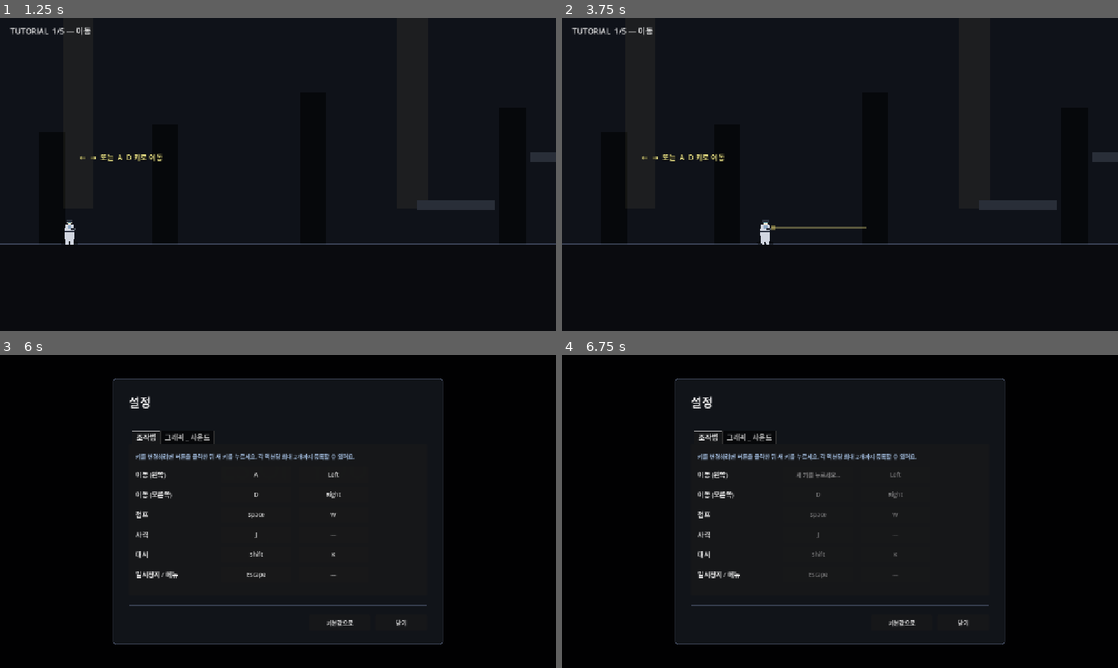
Above: before the commit, frames 1-4 (two rows, left to right).
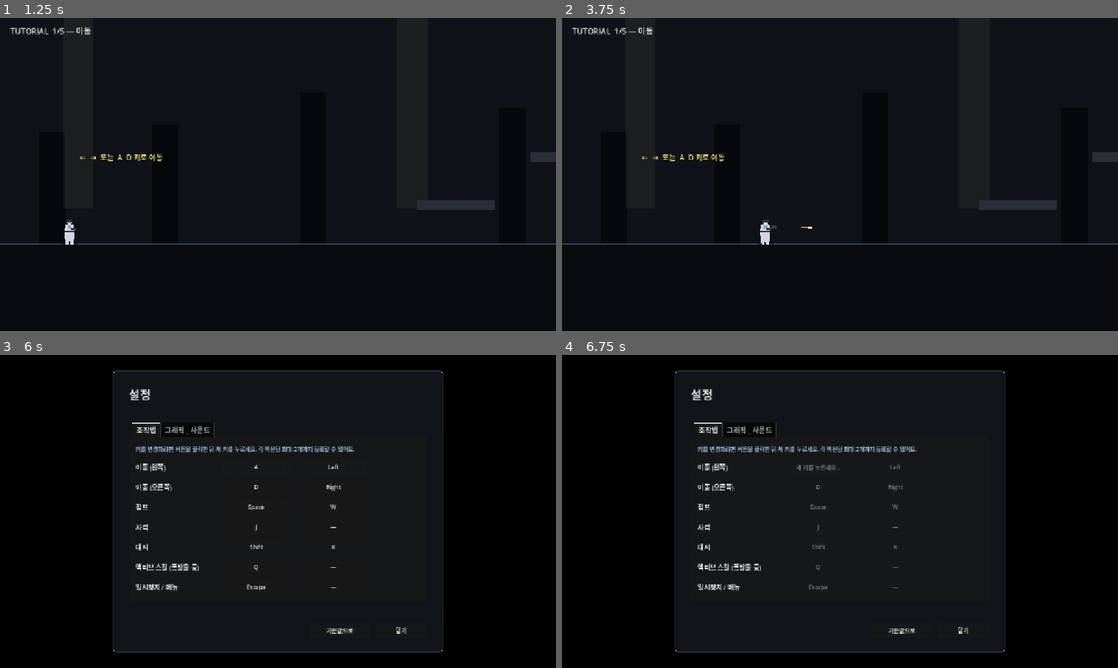
Above: after the commit, the same moments.

Repository: soomin007/EyesOnYou
Game: Godot game, scene res://scenes/main.tscn
Same seed, same stepped clock (60 frames per second), same inputs: the game is played once before the commit and once after it.
Inputs (mouse positions are in pixels of both pictures, inside the frame that each line leads up to):
- Up to frame 1 (1.25 s): click "튜토리얼" at 0.5 s
- Up to frame 2 (3.75 s): tap Enter (ui_skip) at 1.25 s; move the mouse to (962, 158) at 1.27 s; hold J (attack) 1.28-2.03 s; hold D (move_right) 1.28-2.78 s; tap Space (jump) at 1.52, 1.82, 2.27, 2.3, 2.57 s; tap Shift (dash) at 1.55, 2.1 s; move the mouse to (728, 190) at 2.02 s; move the mouse to (895, 105) at 2.77 s; hold A (move_left) 2.78-3.53 s; hold Space (jump) 2.78-3.53 s; tap J (attack) at 3.05, 3.6 s; move the mouse to (812, 237) at 3.52 s; hold D (move_right) from 3.53 s (still down)
- Up to frame 3 (6 s): tap Space (jump) at 3.77, 4.07 s; tap Shift (dash) at 3.8, 4.35 s; move the mouse to (444, 558) at 4.27 s; hold Space (jump) 4.28-5 s; tap Escape (pause) at 4.9 s; release D (move_right) at 5 s; click "처음으로" at 5 s; click "설정" at 5.75 s
- Up to frame 4 (6.75 s): click "A" at 6.5 s

Frame 1 is identical in both runs. In frame 2, 0.1% of the frame differs, in the area x 37-55%, y 66-68%; in frame 3, 4.1%; in frame 4, 4.2%, in the area x 20-80%, y 4-96%.

Commit message:
feat: 진짜 Bullet 발사 + dash/double_jump 베이스라인 + Q 스킬
- Bullet.gd 신규 (Area2D): body_entered로 적/벽 감지. piercing 스킬 보유 시
  관통 유지. ranged 스킬은 speed/lifetime +50%
- Player: hitscan rect 폐기, Bullet.new() 발사. _try_skill(Q)에서 explosive
  AOE 폭발(반경 180, 데미지 3, 3s 쿨다운, Polygon2D 원이 확장+페이드).
  wall_slide 구현 (is_on_wall_only && 낙하 중 → vy 클램프)
- SkillSystem 풀 재구성: dash/double_jump 제외(베이스라인). stealth/roll
  → piercing/multishot 교체 (사격 변형 패시브). 각 스킬에 active/key 메타
- GameState: STARTING_SKILLS=[dash, double_jump], start_main_game() 추가
  (skills 보존하는 부분 reset). KEYBIND_ACTIONS에 skill 추가
- Tutorial: dash/double_jump 임시 부여 코드 삭제(이미 베이스라인). 레벨업
  픽 후 _update_levelup_sign이 active/key 메타 읽어 [Q]키로 사용 또는
  자동 적용 출력. _finish_tutorial은 reset() 대신 start_main_game()
- TutorialDummy: Node2D → StaticBody2D(layer 4). Bullet이 감지하도록
- Settings: 액티브 스킬 행 추가. 기본값 Q
- VeilDialogue: stealth 참조 → wall_slide
- project.godot: skill 액션 (KEY_Q)

해결: 튜토리얼 후 dash/double_jump 사라지던 문제 / 스킬 키 부재 /
explosive 죽은 코드 / 총 든 캐릭터의 hitscan 어색함

Co-Authored-By: Claude Opus 4.7 (1M context) <noreply@anthropic.com>

Diff:
--- a/project.godot
+++ b/project.godot
@@ -57,6 +57,11 @@
 , Object(InputEventKey,"resource_local_to_scene":false,"resource_name":"","device":-1,"window_id":0,"alt_pressed":false …(183 unchanged characters)…
 ]
 }
+skill={
+"deadzone": 0.5,
+"events": [Object(InputEventKey,"resource_local_to_scene":false,"resource_name":"","device":-1,"window_id":0,"alt_pressed":false,"shift_pressed":false,"ctrl_pressed":false,"meta_pressed":false,"pressed":false,"keycode":0,"physical_keycode":81,"key_label":0,"unicode":113,"location":0,"echo":false,"script":null)
+]
+}
 ui_skip={
 "deadzone": 0.5,
 "events": [Object(InputEventKey,"resource_local_to_scene":false,"resource_name":"","device":-1,"window_id":0,"alt_press …(195 unchanged characters)…
--- /dev/null
+++ b/scripts/Bullet.gd
@@ -0,0 +1,63 @@
+class_name Bullet
+extends Area2D
+
+# 플레이어 사격으로 발생하는 총알. Player._try_attack에서 spawn.
+# 적(layer 4) / 벽(layer 1)과 충돌. piercing 스킬 보유 시 적을 관통.
+
+const BASE_SPEED: float = 900.0
+const BASE_LIFETIME: float = 0.55
+
+var dir: int = 1
+var damage: int = 1
+var pierce: bool = false
+var speed_mult: float = 1.0
+var lifetime_mult: float = 1.0
+var lifetime: float = BASE_LIFETIME
+var hit_enemies: Array = []
+
+func _ready() -> void:
+	collision_layer = 0
+	collision_mask = 1 | 4  # 벽 + 적
+	body_entered.connect(_on_body_entered)
+	z_index = 2
+	lifetime = BASE_LIFETIME * lifetime_mult
+
+	var col := CollisionShape2D.new()
+	var shape := RectangleShape2D.new()
+	shape.size = Vector2(14.0, 6.0)
+	col.shape = shape
+	add_child(col)
+
+	var trail := ColorRect.new()
+	trail.color = Color(1.0, 0.92, 0.45, 0.55)
+	trail.size = Vector2(20.0, 2.0)
+	if dir > 0:
+		trail.position = Vector2(-20.0, -1.0)
+	else:
+		trail.position = Vector2(0.0, -1.0)
+	add_child(trail)
+
+	var bullet := ColorRect.new()
+	bullet.color = Color(1.0, 0.95, 0.55, 1.0)
+	bullet.size = Vector2(10.0, 4.0)
+	bullet.position = Vector2(-5.0, -2.0)
+	add_child(bullet)
+
+func _process(delta: float) -> void:
+	position.x += BASE_SPEED * speed_mult * float(dir) * delta
+	lifetime -= delta
+	if lifetime <= 0.0:
+		queue_free()
+
+func _on_body_entered(body: Node) -> void:
+	if body.is_in_group("enemy"):
+		if body in hit_enemies:
+			return
+		hit_enemies.append(body)
+		if body.has_method("take_damage"):
+			body.take_damage(damage)
+		if not pierce:
+			queue_free()
+	elif body is StaticBody2D:
+		# 벽/플랫폼 충돌 — 사라짐
+		queue_free()
--- a/scripts/GameState.gd
+++ b/scripts/GameState.gd
@@ -3,7 +3,9 @@
 const TOTAL_STAGES: int = 5
 const SCORE_THRESHOLD: int = 3
 const SETTINGS_PATH: String = "user://settings.cfg"
-const KEYBIND_ACTIONS: Array[String] = ["move_left", "move_right", "jump", "attack", "dash", "pause"]
+const KEYBIND_ACTIONS: Array[String] = ["move_left", "move_right", "jump", "attack", "dash", "skill", "pause"]
+# 모든 플레이어가 기본 보유하는 베이스라인 스킬
+const STARTING_SKILLS: Array = ["dash", "double_jump"]
 
 var current_stage: int = 0
 var death_count: int = 0
@@ -37,12 +39,29 @@
 	route_history = []
 	last_veil_recommended_route = ""
 	followed_veil_last_choice = false
-	skills = []
+	skills = STARTING_SKILLS.duplicate()
 	current_route_tags = []
 	player_max_hp = 5
 	player_hp = 5
 	player_xp = 0
 	player_level = 1
+
+# 튜토리얼 종료 후 본편 시작 시 호출. 진행 상태는 초기화하되
+# 튜토리얼에서 고른 스킬은 그대로 들고감.
+func start_main_game() -> void:
+	current_stage = 0
+	death_count = 0
+	score = 0
+	trust_score = 0
+	aggression_score = 0
+	route_history = []
+	last_veil_recommended_route = ""
+	followed_veil_last_choice = false
+	current_route_tags = []
+	player_hp = player_max_hp
+	player_xp = 0
+	player_level = 1
+	# skills 보존
 
 func record_route_choice(route: Dictionary, recommended_id: String) -> void:
 	var rid: String = route.get("id", "")
--- a/scripts/Player.gd
+++ b/scripts/Player.gd
@@ -2,59 +2,44 @@
 
 signal damaged
 signal died
-signal attacked(hitbox_rect: Rect2)
 
 const SPEED: float = 240.0
 const JUMP_VELOCITY: float = -540.0
 const GRAVITY: float = 1400.0
 const MAX_FALL_SPEED: float = 1100.0
-const ATTACK_DURATION: float = 0.18
+const WALL_SLIDE_FALL_SPEED: float = 140.0  # wall_slide 보유 시 벽에서의 최대 낙하 속도
 const ATTACK_COOLDOWN: float = 0.30
 const DASH_SPEED: float = 720.0
 const DASH_DURATION: float = 0.18
 const DASH_COOLDOWN: float = 0.7
 const INVULN_AFTER_HIT: float = 0.8
-
-# 콜리전 28×56 (centered y=-28). 시각도 정확히 같은 박스 안에 그려짐.
-# 공격 사거리: 가슴 높이부터 발끝까지 덮어 모든 지상 적이 자연스럽게 맞도록.
-const ATTACK_WIDTH: float = 220.0
-const ATTACK_HEIGHT: float = 56.0
-const ATTACK_TOP_Y: float = -50.0    # 데미지 박스 상단 (가슴)
-const ATTACK_VISUAL_Y: float = -38.0  # 트레이서 라인 (총구 높이)
+const SKILL_COOLDOWN: float = 3.0  # explosive 재사용 대기
+
 const ATTACK_MUZZLE_X: float = 14.0
+const ATTACK_MUZZLE_Y: float = -38.0  # 총구 높이 (가슴)
+const EXPLOSION_RADIUS: float = 180.0
+const EXPLOSION_DAMAGE: int = 3
 
 var facing: int = 1
-var attack_timer: float = 0.0
 var attack_cd: float = 0.0
 var jumps_used: int = 0
 var dash_timer: float = 0.0
 var dash_cd: float = 0.0
+var skill_cd: float = 0.0
 var invuln: float = 0.0
 
 var visual: Node2D
-var attack_visual: ColorRect
 var muzzle_flash: ColorRect
 
 func _ready() -> void:
 	add_to_group("player")
 	z_index = 2
 	visual = CharacterArt.build_player(self)
-	_setup_attack_visuals()
-
-func _setup_attack_visuals() -> void:
-	attack_visual = ColorRect.new()
-	attack_visual.name = "AttackVisual"
-	attack_visual.color = Color(1.0, 0.95, 0.55, 0.90)
-	attack_visual.size = Vector2(ATTACK_WIDTH, 4.0)
-	attack_visual.position = Vector2(ATTACK_MUZZLE_X, ATTACK_VISUAL_Y)
-	attack_visual.visible = false
-	add_child(attack_visual)
-
 	muzzle_flash = ColorRect.new()
 	muzzle_flash.name = "MuzzleFlash"
 	muzzle_flash.color = Color(1.0, 0.92, 0.45, 1.0)
-	muzzle_flash.size = Vector2(10.0, 10.0)
-	muzzle_flash.position = Vector2(ATTACK_MUZZLE_X, ATTACK_VISUAL_Y - 3.0)
+	muzzle_flash.size = Vector2(12.0, 8.0)
+	muzzle_flash.position = Vector2(ATTACK_MUZZLE_X, ATTACK_MUZZLE_Y - 4.0)
 	muzzle_flash.visible = false
 	add_child(muzzle_flash)
 
@@ -68,28 +53,21 @@
 	_update_visual()
 
 func _tick_timers(delta: float) -> void:
-	if attack_timer > 0.0:
-		attack_timer -= delta
-		var t: float = clamp(attack_timer / ATTACK_DURATION, 0.0, 1.0)
-		if attack_visual != null:
-			attack_visual.modulate.a = t
-		if muzzle_flash != null:
-			muzzle_flash.modulate.a = t
-		if attack_timer <= 0.0:
-			if attack_visual != null:
-				attack_visual.visible = false
-				attack_visual.modulate.a = 1.0
-			if muzzle_flash != null:
-				muzzle_flash.visible = false
-				muzzle_flash.modulate.a = 1.0
 	if attack_cd > 0.0:
 		attack_cd -= delta
 	if dash_timer > 0.0:
 		dash_timer -= delta
 	if dash_cd > 0.0:
 		dash_cd -= delta
+	if skill_cd > 0.0:
+		skill_cd -= delta
 	if invuln > 0.0:
 		invuln -= delta
+	if muzzle_flash != null and muzzle_flash.visible:
+		muzzle_flash.modulate.a = max(0.0, muzzle_flash.modulate.a - delta * 7.0)
+		if muzzle_flash.modulate.a <= 0.05:
+			muzzle_flash.visible = false
+			muzzle_flash.modulate.a = 1.0
 
 func _handle_input(_delta: float) -> void:
 	var dir: float = Input.get_axis("move_left", "move_right")
@@ -107,6 +85,8 @@
 		_try_attack()
 	if Input.is_action_just_pressed("dash"):
 		_try_dash()
+	if Input.is_action_just_pressed("skill"):
+		_try_skill()
 
 func _try_jump() -> void:
 	var max_jumps: int = 2 if GameState.has_skill("double_jump") else 1
@@ -120,23 +100,36 @@
 func _try_attack() -> void:
 	if attack_cd > 0.0:
 		return
-	attack_timer = ATTACK_DURATION
-	attack_cd = ATTACK_COOLDOWN
-	var rx: float = ATTACK_MUZZLE_X if facing > 0 else -(ATTACK_MUZZLE_X + ATTACK_WIDTH)
-	if attack_visual != null:
-		attack_visual.position = Vector2(rx, ATTACK_VISUAL_Y - 2.0)
-		attack_visual.size = Vector2(ATTACK_WIDTH, 4.0)
-		attack_visual.modulate.a = 1.0
-		attack_visual.visible = true
-	if muzzle_flash != null:
-		var mx: float = ATTACK_MUZZLE_X if facing > 0 else -(ATTACK_MUZZLE_X + 10.0)
-		muzzle_flash.position = Vector2(mx, ATTACK_VISUAL_Y - 5.0)
-		muzzle_flash.modulate.a = 1.0
-		muzzle_flash.visible = true
-	var damage: int = 2 if GameState.has_skill("melee_boost") else 1
-	var rect_global := Rect2(global_position + Vector2(rx, ATTACK_TOP_Y), Vector2(ATTACK_WIDTH, ATTACK_HEIGHT))
-	emit_signal("attacked", rect_global)
-	_apply_damage_in_rect(rect_global, damage)
+	var cd_mult: float = 0.75 if GameState.has_skill("ranged") else 1.0
+	attack_cd = ATTACK_COOLDOWN * cd_mult
+	_show_muzzle_flash()
+	var shots: int = 3 if GameState.has_skill("multishot") else 1
+	for i in shots:
+		_spawn_bullet(i, shots)
+
+func _spawn_bullet(idx: int, total: int) -> void:
+	var b := Bullet.new()
+	b.dir = facing
+	b.damage = 2 if GameState.has_skill("melee_boost") else 1
+	b.pierce = GameState.has_skill("piercing")
+	if GameState.has_skill("ranged"):
+		b.speed_mult = 1.5
+		b.lifetime_mult = 1.5
+	var muzzle_x: float = ATTACK_MUZZLE_X * float(facing)
+	var muzzle_y: float = ATTACK_MUZZLE_Y
+	if total > 1:
+		var spread: float = float(idx) - float(total - 1) * 0.5
+		muzzle_y += spread * 14.0
+	b.global_position = global_position + Vector2(muzzle_x, muzzle_y)
+	get_parent().add_child(b)
+
+func _show_muzzle_flash() -> void:
+	if muzzle_flash == null:
+		return
+	var mx: float = ATTACK_MUZZLE_X if facing > 0 else -(ATTACK_MUZZLE_X + 12.0)
+	muzzle_flash.position = Vector2(mx, ATTACK_MUZZLE_Y - 4.0)
+	muzzle_flash.modulate.a = 1.0
+	muzzle_flash.visible = true
 
 func _try_dash() -> void:
 	if not GameState.has_skill("dash"):
@@ -147,18 +140,49 @@
 	dash_cd = DASH_COOLDOWN
 	invuln = max(invuln, DASH_DURATION)
 
-func _apply_gravity(delta: float) -> void:
-	if not is_on_floor():
-		velocity.y = min(velocity.y + GRAVITY * delta, MAX_FALL_SPEED)
-
-func _apply_damage_in_rect(rect_global: Rect2, damage: int) -> void:
+func _try_skill() -> void:
+	if not GameState.has_skill("explosive"):
+		return
+	if skill_cd > 0.0:
+		return
+	skill_cd = SKILL_COOLDOWN
+	_spawn_explosion()
+
+func _spawn_explosion() -> void:
+	var center: Vector2 = global_position + Vector2(0, -28)
+	# 데미지: 반경 안 모든 적
 	for n in get_tree().get_nodes_in_group("enemy"):
 		if not (n is Node2D):
 			continue
 		var enemy := n as Node2D
-		if rect_global.has_point(enemy.global_position):
+		if enemy.global_position.distance_to(center) <= EXPLOSION_RADIUS:
 			if enemy.has_method("take_damage"):
-				enemy.take_damage(damage)
+				enemy.take_damage(EXPLOSION_DAMAGE)
+	# 시각: 확장하며 페이드되는 원
+	var blast := Polygon2D.new()
+	blast.color = Color(1.0, 0.55, 0.30, 0.85)
+	blast.z_index = 3
+	var pts: Array = []
+	for i in 28:
+		var a: float = float(i) * TAU / 28.0
+		pts.append(Vector2(cos(a) * EXPLOSION_RADIUS, sin(a) * EXPLOSION_RADIUS))
+	blast.polygon = PackedVector2Array(pts)
+	blast.global_position = center
+	blast.scale = Vector2(0.2, 0.2)
+	get_parent().add_child(blast)
+	var tw := blast.create_tween()
+	tw.set_parallel(true)
+	tw.tween_property(blast, "scale", Vector2(1.0, 1.0), 0.30)
+	tw.tween_property(blast, "modulate", Color(1, 1, 1, 0), 0.45)
+	tw.chain().tween_callback(blast.queue_free)
+
+func _apply_gravity(delta: float) -> void:
+	if is_on_floor():
+		return
+	velocity.y = min(velocity.y + GRAVITY * delta, MAX_FALL_SPEED)
+	# wall_slide: 벽에 붙어 떨어질 때만 낙하 속도 제한
+	if GameState.has_skill("wall_slide") and is_on_wall_only() and velocity.y > 0.0:
+		velocity.y = min(velocity.y, WALL_SLIDE_FALL_SPEED)
 
 func take_hit(amount: int) -> void:
 	if invuln > 0.0:
--- a/scripts/Settings.gd
+++ b/scripts/Settings.gd
@@ -8,6 +8,7 @@
 	{"id": "jump",       "name": "점프"},
 	{"id": "attack",     "name": "사격"},
 	{"id": "dash",       "name": "대시"},
+	{"id": "skill",      "name": "액티브 스킬 (폭발물 등)"},
 	{"id": "pause",      "name": "일시정지 / 메뉴"},
 ]
 
@@ -327,6 +328,7 @@
 		"jump":       [KEY_SPACE, KEY_W],
 		"attack":     [KEY_J],
 		"dash":       [KEY_SHIFT, KEY_K],
+		"skill":      [KEY_Q],
 		"pause":      [KEY_ESCAPE],
 	}
 	for action_id in defaults.keys():
--- a/scripts/SkillSystem.gd
+++ b/scripts/SkillSystem.gd
@@ -1,17 +1,22 @@
 class_name SkillSystem
 extends RefCounted
 
+# 베이스라인: 모든 플레이어가 시작부터 보유 (GameState.STARTING_SKILLS)
+#   dash         — Shift 키, 0.18s 무적 이동
+#   double_jump  — 공중에서 한 번 더 점프 (자동)
+#
+# 레벨업 풀: 본편 진행 중 처치 → 경험치 → 레벨업 시 3개 중 1개 선택.
+# active=true 인 스킬만 키 입력 필요. 나머지는 자동 적용.
+
 const ALL_SKILLS: Array = [
-	{"id": "dash",         "name": "대시",        "desc": "짧은 무적 이동",          "tag": "이동"},
-	{"id": "double_jump",  "name": "이중점프",    "desc": "공중에서 한 번 더 점프",   "tag": "이동"},
-	{"id": "wall_slide",   "name": "벽타기",      "desc": "벽에 붙어 천천히 낙하",    "tag": "이동"},
-	{"id": "roll",         "name": "구르기",      "desc": "구르기로 피격 회피",       "tag": "이동"},
-	{"id": "ranged",       "name": "원거리",      "desc": "원거리 투사체 공격",       "tag": "전투"},
-	{"id": "melee_boost",  "name": "근접 강화",   "desc": "근접 데미지 +50%",         "tag": "전투"},
-	{"id": "explosive",    "name": "폭발물",      "desc": "쿨다운 있는 광역 공격",    "tag": "전투"},
-	{"id": "stealth",      "name": "은폐",        "desc": "3초간 적 인식 차단",       "tag": "전투"},
-	{"id": "regen",        "name": "회복",        "desc": "스테이지 클리어 시 HP +1", "tag": "생존"},
-	{"id": "shield",       "name": "방어막",      "desc": "치명타 1회 무효화",        "tag": "생존"},
+	{"id": "melee_boost", "name": "사격 강화", "desc": "사격 데미지 +1",                    "tag": "전투", "active": false},
+	{"id": "ranged",      "name": "장거리 사격", "desc": "총알 속도/사거리 +50%, 쿨다운 -25%", "tag": "전투", "active": false},
+	{"id": "piercing",    "name": "관통탄",     "desc": "총알이 모든 적을 관통",            "tag": "전투", "active": false},
+	{"id": "multishot",   "name": "삼연사",     "desc": "한 번에 위/중/아래 3발 발사",       "tag": "전투", "active": false},
+	{"id": "explosive",   "name": "폭발물",     "desc": "주위 적을 광역 처치 (3s 쿨다운)",    "tag": "전투", "active": true,  "key": "skill"},
+	{"id": "wall_slide",  "name": "벽타기",     "desc": "벽에 붙어 있을 때 천천히 낙하",      "tag": "이동", "active": false},
+	{"id": "regen",       "name": "회복",       "desc": "스테이지 클리어 시 HP +1",           "tag": "생존", "active": false},
+	{"id": "shield",      "name": "방어막",     "desc": "다음 피격 1회를 무효화",            "tag": "생존", "active": false},
 ]
 
 static func roll_choices(owned: Array, count: int = 3) -> Array:
@@ -33,4 +38,9 @@
 		var skill: Dictionary = s
 		if skill.get("id", "") == id:
 			return skill
+	# 베이스라인 스킬 메타데이터 (풀에는 없지만 정보 조회 가능)
+	if id == "dash":
+		return {"id": "dash", "name": "대시", "desc": "짧은 무적 이동", "tag": "이동", "active": true, "key": "dash"}
+	if id == "double_jump":
+		return {"id": "double_jump", "name": "이중점프", "desc": "공중에서 한 번 더 점프", "tag": "이동", "active": false}
 	return {}
--- a/scripts/Stage.gd
+++ b/scripts/Stage.gd
@@ -231,7 +231,7 @@
 	bottom.set_anchors_preset(Control.PRESET_BOTTOM_WIDE)
 	hud.add_child(bottom)
 	var keys := Label.new()
-	keys.text = "A/D 이동   SPACE 점프   J 사격   SHIFT 대시   ESC 일시정지"
+	keys.text = "A/D 이동   SPACE 점프   J 사격   SHIFT 대시   Q 스킬   ESC 일시정지"
 	keys.add_theme_font_size_override("font_size", 13)
 	keys.add_theme_color_override("font_color", Color(0.55, 0.55, 0.6))
 	bottom.add_child(keys)
--- a/scripts/Tutorial.gd
+++ b/scripts/Tutorial.gd
@@ -68,13 +68,9 @@
 
 func _ready() -> void:
 	add_to_group("stage")
+	# dash, double_jump는 GameState.STARTING_SKILLS로 이미 보유 (Title.reset에서 부여됨)
 	GameState.player_hp = GameState.player_max_hp
-	# 튜토리얼 동안만 임시로 부여하는 스킬
-	if not GameState.has_skill("dash"):
-		GameState.skills.append("dash")
-	if not GameState.has_skill("double_jump"):
-		GameState.skills.append("double_jump")
-	# 레벨업이 첫 처치 직후 트리거되도록 XP 직전치까지 채워둠
+	# 레벨업이 둘째 처치 직후 트리거되도록 XP 직전치까지 채워둠
 	GameState.player_xp = GameState.XP_PER_LEVEL - 2
 
 	_build_background()
@@ -517,10 +513,38 @@
 	get_tree().paused = true
 	levelup_overlay = LevelUpOverlay.show(self, "원하는 능력을 골라요. 한 번 고른 스킬은 남은 게임 동안 유지돼요.", _on_levelup_picked)
 
-func _on_levelup_picked(_picked_id: String) -> void:
+func _on_levelup_picked(picked_id: String) -> void:
 	levelup_overlay = null
 	get_tree().paused = false
+	_update_levelup_sign(picked_id)
 	_advance_to(Step.DASH)
+
+func _update_levelup_sign(picked_id: String) -> void:
+	if picked_id == "":
+		return
+	var skill: Dictionary = SkillSystem.find_by_id(picked_id)
+	var sname: String = str(skill.get("name", picked_id))
+	var hint: String = ""
+	if bool(skill.get("active", false)):
+		var key_action: String = str(skill.get("key", ""))
+		hint = "[%s] 키로 사용" % _key_label_for(key_action)
+	else:
+		hint = "자동 적용 — 키 입력 불필요"
+	sign_levelup.text = "[%s 획득]\n%s" % [sname, hint]
+
+func _key_label_for(action: String) -> String:
+	if not InputMap.has_action(action):
+		return "?"
+	for ev in InputMap.action_get_events(action):
+		if ev is InputEventKey:
+			var k := ev as InputEventKey
+			var kc: int = k.physical_keycode
+			if kc == 0:
+				kc = k.keycode
+			var s: String = OS.get_keycode_string(kc)
+			if s != "":
+				return s
+	return "?"
 
 func _on_goal_reached(body: Node) -> void:
 	if goal_reached:
@@ -535,7 +559,8 @@
 func _finish_tutorial() -> void:
 	GameState.tutorial_done = true
 	GameState.save_settings()
-	GameState.reset()
+	# reset()이 아니라 start_main_game() — 튜토리얼에서 고른 스킬 보존
+	GameState.start_main_game()
 	get_tree().change_scene_to_file(SceneRouter.BRIEFING)
 
 # ─── 일시정지 / 설정 ──────────────────────────────────────────
--- a/scripts/TutorialDummy.gd
+++ b/scripts/TutorialDummy.gd
@@ -1,4 +1,4 @@
-extends Node2D
+extends StaticBody2D
 
 signal killed(at_position: Vector2)
 
@@ -8,6 +8,14 @@
 
 func _ready() -> void:
 	add_to_group("enemy")
+	collision_layer = 4
+	collision_mask = 0
+	var col := CollisionShape2D.new()
+	var shape := RectangleShape2D.new()
+	shape.size = Vector2(28.0, 40.0)
+	col.shape = shape
+	col.position = Vector2(0, -20.0)
+	add_child(col)
 	visual = CharacterArt.build_tutorial_dummy(self)
 
 func take_damage(amount: int) -> void:
--- a/scripts/VeilDialogue.gd
+++ b/scripts/VeilDialogue.gd
@@ -35,8 +35,8 @@
 		return "대시가 있으면 함정을 건너뛸 수 있어요."
 	if "드론" in route_tags and not ("ranged" in player_skills):
 		return "드론은 위에서 와요. 원거리가 도움이 될 거예요."
-	if "노출" in route_tags and not ("stealth" in player_skills):
-		return "은폐가 있으면 — 좀 더 편할 텐데요."
+	if "노출" in route_tags and not ("wall_slide" in player_skills):
+		return "노출 구역이에요. 벽에 붙어 시야를 끊는 게 도움될 거예요."
 	var idx: int = randi() % SKILL_GENERIC_COMMENTS.size()
 	return SKILL_GENERIC_COMMENTS[idx]
 
Not shown, added: scripts/Bullet.gd.uid
Not shown, changed: session_logs/2026-05-01.md
